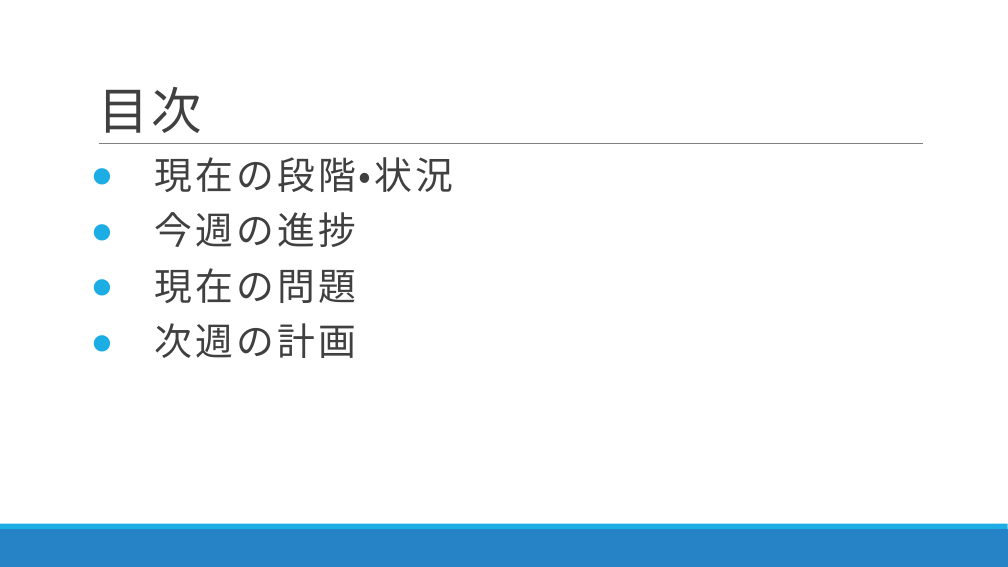
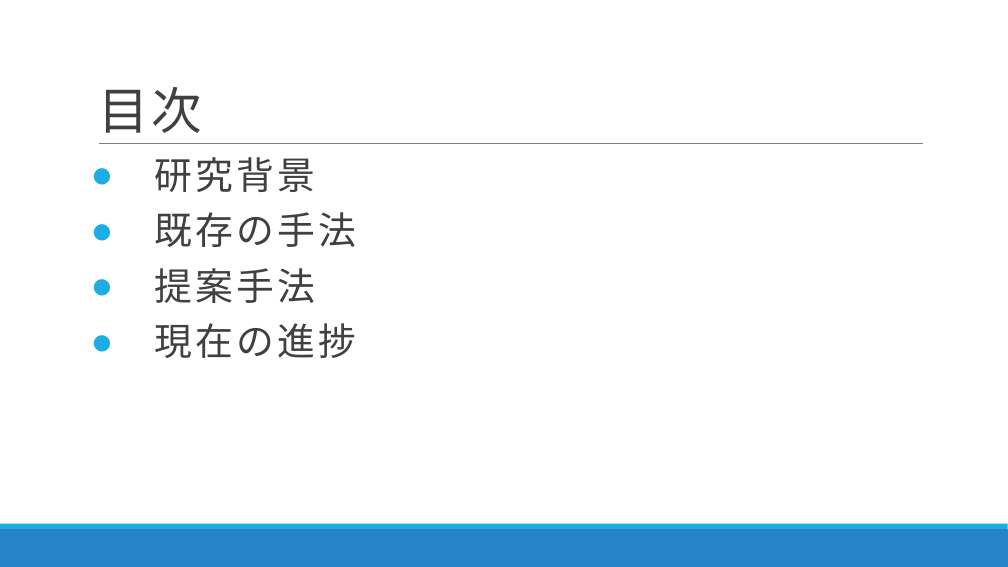
Before and after one commit to DJ956/YoloBarcodeReader, a slide deck: slide 2 of プレゼン/中間報告_danbara.pptx. Drawn at 1008x567 pixels with LibreOffice and Linux fonts; fonts in the diff are those of the drawing. Boxes give left, top, right and bottom in pixels: in the first picture for what was removed or moved away, otherwise in the second. Text is boxed around its words. In the diff, an @@ line names an element or a change of style, - is before the commit and + after.

```diff
--- a/プレゼン/中間報告_danbara.pptx
+++ b/プレゼン/中間報告_danbara.pptx
@@ text at (154,157,355,358): text changed @@
-● 現在の段階・状況
-● 今週の進捗
-● 現在の問題
-● 次週の計画
+● 研究背景
+● 既存の手法
+● 提案手法
+● 現在の進捗
```
Also in this commit, not shown: 2 other slides changed, 7 slides added, 3 slides removed, 1 other file.
